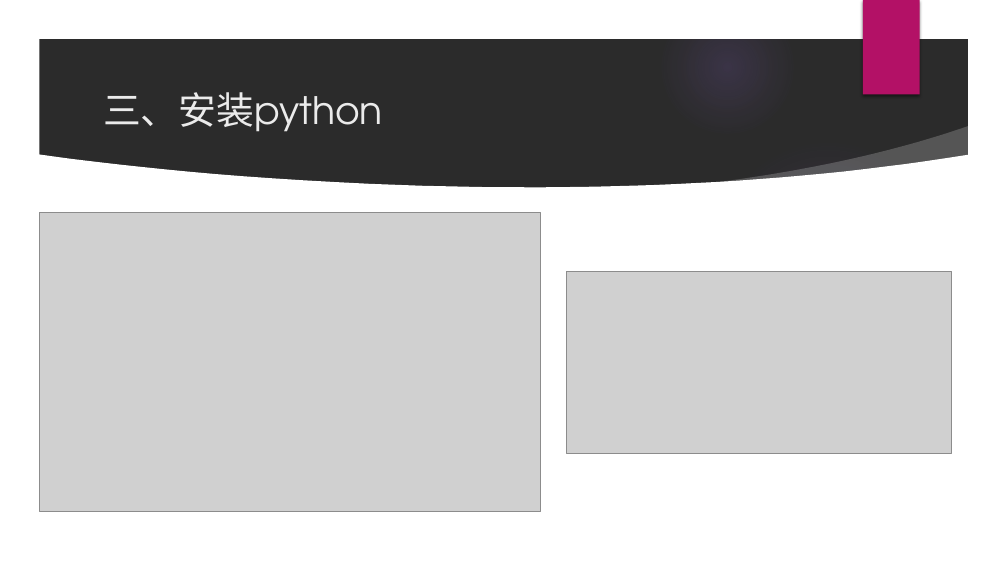
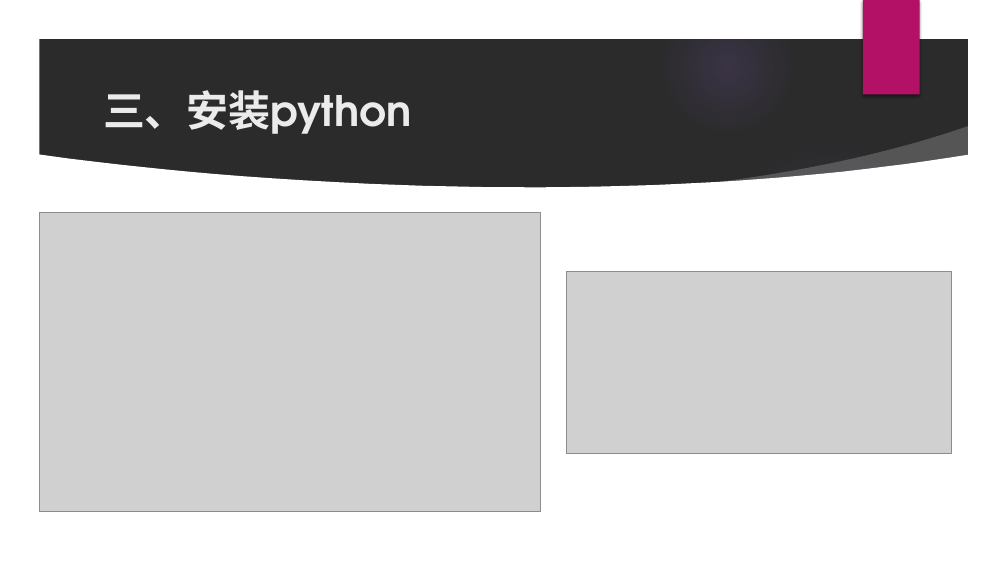
Before and after one commit to littlehb/ShaoHuiLin, a slide deck: slide 9 of Python课程/第1课-python入门/python入门.pptx (slide 8 before the commit). Drawn at 1008x567 pixels with LibreOffice and Linux fonts; fonts in the diff are those of the drawing; grey boxes stand for pictures; background and template pictures are left out; a plain dark background stands for a picture behind light text. Boxes give left, top, right and bottom in pixels: in the first picture for what was removed or moved away, otherwise in the second. Text is boxed around its words. In the diff, an @@ line names an element or a change of style, - is before the commit and + after.

```diff
--- a/Python课程/第1课-python入门/python入门.pptx
+++ b/Python课程/第1课-python入门/python入门.pptx
@@ title "三、安装python" at box(103, 90, 412, 134): size 36 to 40 pt, bold on @@
```
Also in this commit, not shown: 3 other slides changed, 7 slides added.
